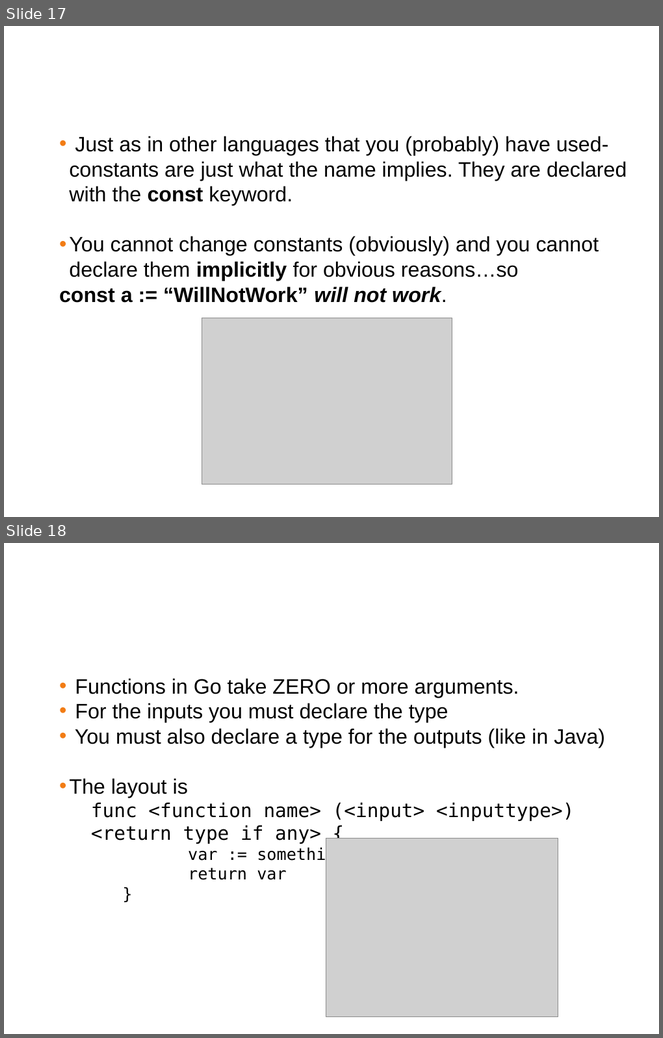
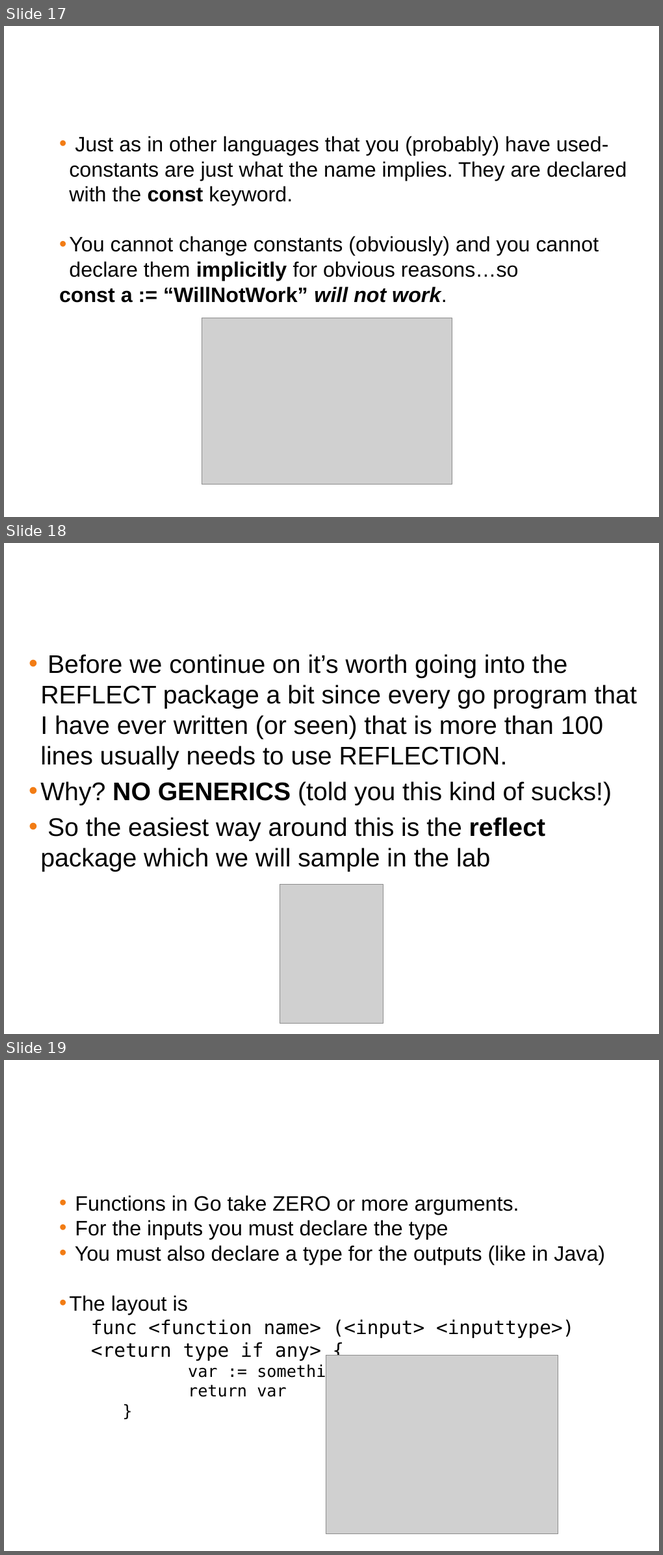
Before and after one commit to ferninphilly/golang_vmware, a slide deck: Module_2/presentations/module_2_presentation.pptx. Shown one above the other, each under a label of ours: slides 17 and 18 before the commit, slides 17, 18 and 19 after it. The pictures are 663x1038 and 663x1555 pixels, drawn with LibreOffice and Linux fonts; fonts in the diff are those of the drawing; grey boxes stand for pictures; background and template pictures are left out. Boxes give left, top, right and bottom in pixels: in the first picture for what was removed or moved away, otherwise in the second. Text is boxed around its words. In the diff, an @@ line names an element or a change of style, - is before the commit and + after.

```diff
--- a/Module_2/presentations/module_2_presentation.pptx
+++ b/Module_2/presentations/module_2_presentation.pptx
@@ slide 18 added at (x1=4, y1=543, x2=659, y2=1034), background #FFFFFF @@
@@ title added at (x1=9, y1=554, x2=653, y2=602), 38 pt, text #FFFFFF @@
+The REFLECT package
@@ text added at (x1=40, y1=654, x2=637, y2=872), 28 pt, text #000000 @@
+• Before we continue on it’s worth going into the REFLECT package a bit since every go program that I have ever written (or seen) that is more than 100 lines usually needs to use REFLECTION.
+• Why? NO GENERICS (told you this kind of sucks!)
+• So the easiest way around this is the reflect package which we will sample in the lab
@@ picture added at (x1=280, y1=885, x2=384, y2=1024) @@
@@ what was slide 18 is now slide 19 @@
```
Also in this commit, not shown: 1 slide changed, 4 other files.
